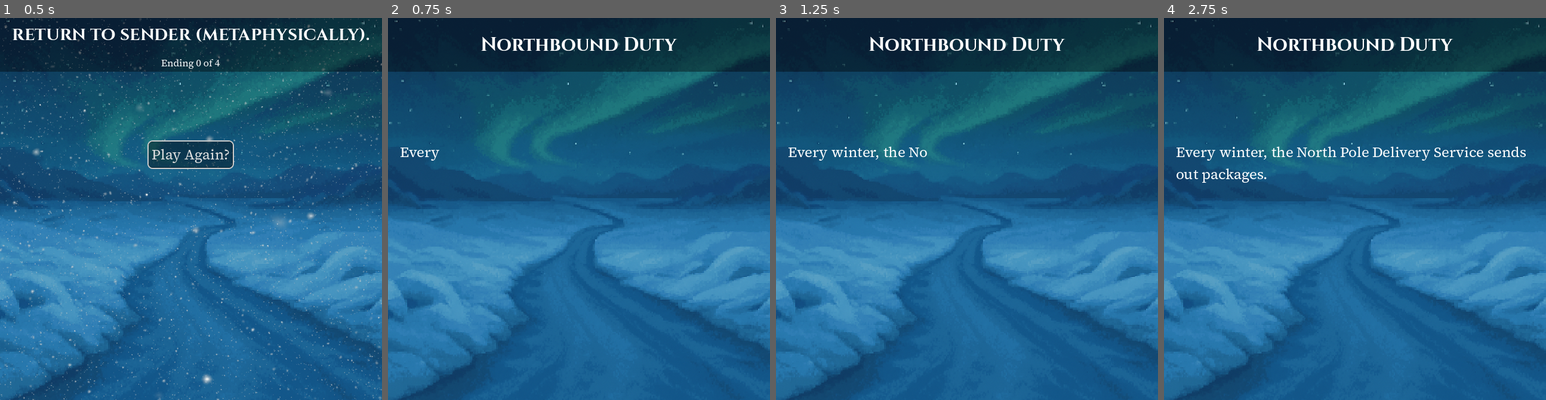
Above: before the commit, frames 1-4 (left to right).
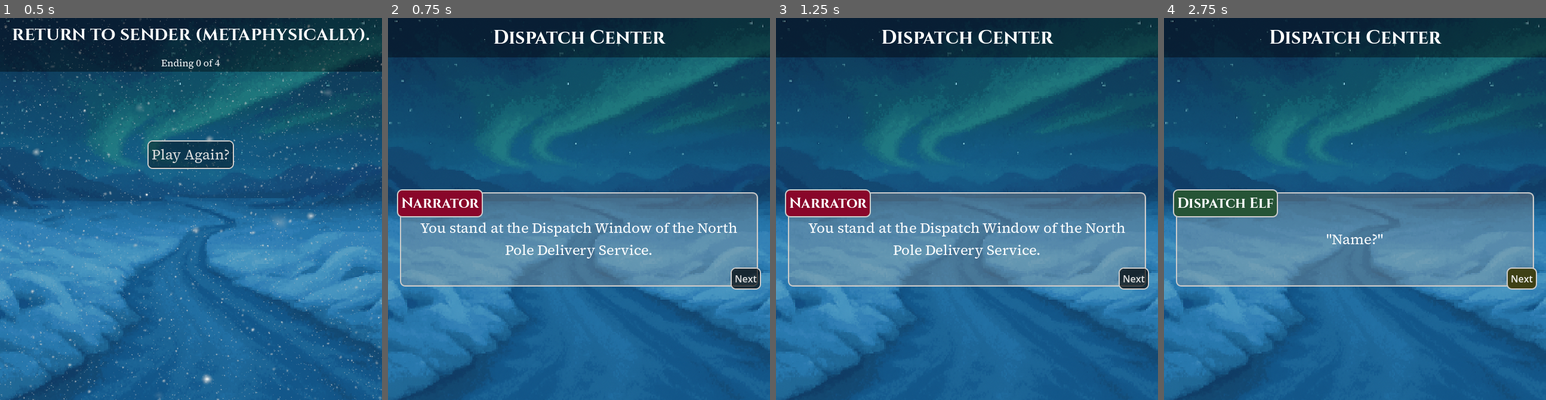
Above: after the commit, the same moments.

Repository: NyeDigitalGames/northbound-duty
Game: Godot game, scene res://end_screen.tscn
Same seed, same stepped clock (60 frames per second), same inputs: the game is played once before the commit and once after it. This scene is started directly instead of the project's main scene.
Inputs (mouse positions are in pixels of both pictures, inside the frame that each line leads up to):
- Up to frame 1 (0.5 s): no input
- Up to frame 2 (0.75 s): click "Play Again?" at 0.5 s
- Up to frame 3 (1.25 s): no input
- Up to frame 4 (2.75 s): click (1523, 277) at 1.25 s, where only the run after the commit has a clickable "Next"; click (1523, 277) at 2 s, where only the run after the commit has a clickable "Next"

Frame 1 is identical in both runs. In frame 2, 28% of the frame differs, in the area x 0-100%, y 3-72%; in frame 3, 28%; in frame 4, 29%.

Commit message:
Button Bugs Fixed

Diff:
--- a/Audio Manager/AudioManager.gd
+++ b/Audio Manager/AudioManager.gd
@@ -9,7 +9,7 @@
 @export var music_tracks: Array[AudioStream] = []  # Array of music tracks for selection
 
 # Volume levels
-var music_volume: float = 0.7
+var music_volume: float = 0.1
 var sfx_volume: float = 0.8
 
 # Music track selection
--- a/Scripts/EncounterDialog.gd
+++ b/Scripts/EncounterDialog.gd
@@ -38,13 +38,13 @@
 		if line.check_flag=='':
 			await show_dialog(line)
 		else:
-			print("Check for: ", line.check_flag)
+			#print("Check for: ", line.check_flag)
 			if GameManager.check_for_flag(line.check_flag):
-				print ("Flag found!")
+				#print ("Flag found!")
 				await show_dialog(line)
 			else:
-				print ("Flag not found")
-	print (dialog_tree.size())
+				#print ("Flag not found")
+				pass
 	next_button.visible=false
 	v_box_choices.visible=true
 	choice_1.pressed.connect (choice_1_pressed)
@@ -99,7 +99,7 @@
 		return
 	for line in choice_tree:
 		if line.check_flag != '':
-			print("Check for: ", line.check_flag)
+			#print("Check for: ", line.check_flag)
 			if !GameManager.check_for_flag(line.check_flag):
 				continue
 		speaker_label.text = line.speaker
--- a/Scripts/encounter_5a.gd
+++ b/Scripts/encounter_5a.gd
@@ -20,6 +20,6 @@
 
 func choice_3_pressed() -> void:
 	GameManager.add_flag('delivery_honest')
-	GameManager.update_catastrophe(-1)
+	#GameManager.update_catastrophe(-1)
 	super()
 	pass
--- a/end_screen.gd
+++ b/end_screen.gd
@@ -15,4 +15,4 @@
 	replay_button.pressed.connect (replay)
 
 func replay() -> void:
-	get_tree().change_scene_to_file("res://opening_screen.tscn")
+	get_tree().change_scene_to_file("res://main.tscn")
--- a/main.tscn
+++ b/main.tscn
@@ -51,6 +51,21 @@
 expand_margin_right = 5.0
 expand_margin_bottom = 5.0
 
+[sub_resource type="StyleBoxFlat" id="StyleBoxFlat_ryguw"]
+bg_color = Color(0, 0, 0, 0.6745098)
+border_width_left = 2
+border_width_top = 2
+border_width_right = 2
+border_width_bottom = 2
+corner_radius_top_left = 8
+corner_radius_top_right = 8
+corner_radius_bottom_right = 8
+corner_radius_bottom_left = 8
+expand_margin_left = 5.0
+expand_margin_top = 5.0
+expand_margin_right = 5.0
+expand_margin_bottom = 5.0
+
 [sub_resource type="StyleBoxFlat" id="StyleBoxFlat_0odxb"]
 bg_color = Color(0, 0, 0, 0.6745098)
 border_width_left = 2
@@ -111,21 +126,6 @@
 expand_margin_right = 5.0
 expand_margin_bottom = 5.0
 
-[sub_resource type="StyleBoxFlat" id="StyleBoxFlat_ryguw"]
-bg_color = Color(0, 0, 0, 0.6745098)
-border_width_left = 2
-border_width_top = 2
-border_width_right = 2
-border_width_bottom = 2
-corner_radius_top_left = 8
-corner_radius_top_right = 8
-corner_radius_bottom_right = 8
-corner_radius_bottom_left = 8
-expand_margin_left = 5.0
-expand_margin_top = 5.0
-expand_margin_right = 5.0
-expand_margin_bottom = 5.0
-
 [sub_resource type="StyleBoxFlat" id="StyleBoxFlat_getpj"]
 bg_color = Color(0.24313726, 0.2509804, 0.08235294, 1)
 border_width_left = 2
@@ -1994,7 +1994,9 @@
 theme_override_fonts/font = ExtResource("4_7mycd")
 theme_override_font_sizes/font_size = 24
 theme_override_styles/normal = SubResource("StyleBoxFlat_1u8w0")
+theme_override_styles/pressed = SubResource("StyleBoxFlat_ryguw")
 theme_override_styles/hover = SubResource("StyleBoxFlat_0odxb")
+theme_override_styles/focus = SubResource("StyleBoxFlat_ryguw")
 text = "Head North"
 
 [node name="MarginContainer" type="MarginContainer" parent="Dialog/VBoxContainer"]
@@ -2059,28 +2061,37 @@
 [node name="Choice1" type="Button" parent="Dialog/VBoxContainer/Choices/VBoxChoices"]
 layout_mode = 2
 size_flags_horizontal = 4
+focus_mode = 0
 theme_override_fonts/font = ExtResource("4_7mycd")
 theme_override_font_sizes/font_size = 24
 theme_override_styles/normal = SubResource("StyleBoxFlat_lswn8")
+theme_override_styles/pressed = SubResource("StyleBoxFlat_ryguw")
 theme_override_styles/hover = SubResource("StyleBoxFlat_a6jrf")
+theme_override_styles/focus = SubResource("StyleBoxFlat_ryguw")
 text = "Take the Map"
 
 [node name="Choice2" type="Button" parent="Dialog/VBoxContainer/Choices/VBoxChoices"]
 layout_mode = 2
 size_flags_horizontal = 4
+focus_mode = 0
 theme_override_fonts/font = ExtResource("4_7mycd")
 theme_override_font_sizes/font_size = 24
 theme_override_styles/normal = SubResource("StyleBoxFlat_lswn8")
+theme_override_styles/pressed = SubResource("StyleBoxFlat_ryguw")
 theme_override_styles/hover = SubResource("StyleBoxFlat_xuqvo")
+theme_override_styles/focus = SubResource("StyleBoxFlat_ryguw")
 text = "Take the Compass"
 
 [node name="Choice3" type="Button" parent="Dialog/VBoxContainer/Choices/VBoxChoices"]
 layout_mode = 2
 size_flags_horizontal = 4
+focus_mode = 0
 theme_override_fonts/font = ExtResource("4_7mycd")
 theme_override_font_sizes/font_size = 24
 theme_override_styles/normal = SubResource("StyleBoxFlat_lswn8")
+theme_override_styles/pressed = SubResource("StyleBoxFlat_ryguw")
 theme_override_styles/hover = SubResource("StyleBoxFlat_xuqvo")
+theme_override_styles/focus = SubResource("StyleBoxFlat_ryguw")
 text = "Take the Thermos
 "
 
--- a/opening_screen.tscn
+++ b/opening_screen.tscn
@@ -38,8 +38,38 @@
 expand_margin_right = 5.0
 expand_margin_bottom = 5.0
 
+[sub_resource type="StyleBoxFlat" id="StyleBoxFlat_ikthu"]
+bg_color = Color(0, 0, 0, 0.39215687)
+border_width_left = 2
+border_width_top = 2
+border_width_right = 2
+border_width_bottom = 2
+corner_radius_top_left = 8
+corner_radius_top_right = 8
+corner_radius_bottom_right = 8
+corner_radius_bottom_left = 8
+expand_margin_left = 5.0
+expand_margin_top = 5.0
+expand_margin_right = 5.0
+expand_margin_bottom = 5.0
+
 [sub_resource type="StyleBoxFlat" id="StyleBoxFlat_t8s8l"]
 bg_color = Color(0, 0, 0, 0.6745098)
+border_width_left = 2
+border_width_top = 2
+border_width_right = 2
+border_width_bottom = 2
+corner_radius_top_left = 8
+corner_radius_top_right = 8
+corner_radius_bottom_right = 8
+corner_radius_bottom_left = 8
+expand_margin_left = 5.0
+expand_margin_top = 5.0
+expand_margin_right = 5.0
+expand_margin_bottom = 5.0
+
+[sub_resource type="StyleBoxFlat" id="StyleBoxFlat_5k5uf"]
+bg_color = Color(0, 0, 0, 0.39215687)
 border_width_left = 2
 border_width_top = 2
 border_width_right = 2
@@ -152,7 +182,9 @@
 theme_override_fonts/font = ExtResource("4_ikthu")
 theme_override_font_sizes/font_size = 32
 theme_override_styles/normal = SubResource("StyleBoxFlat_hdnta")
+theme_override_styles/pressed = SubResource("StyleBoxFlat_ikthu")
 theme_override_styles/hover = SubResource("StyleBoxFlat_t8s8l")
+theme_override_styles/focus = SubResource("StyleBoxFlat_5k5uf")
 text = "Start"
 
 [node name="Timer" type="Timer" parent="."]
Not shown: 1 places in opening_screen.tscn that only renumber resources
